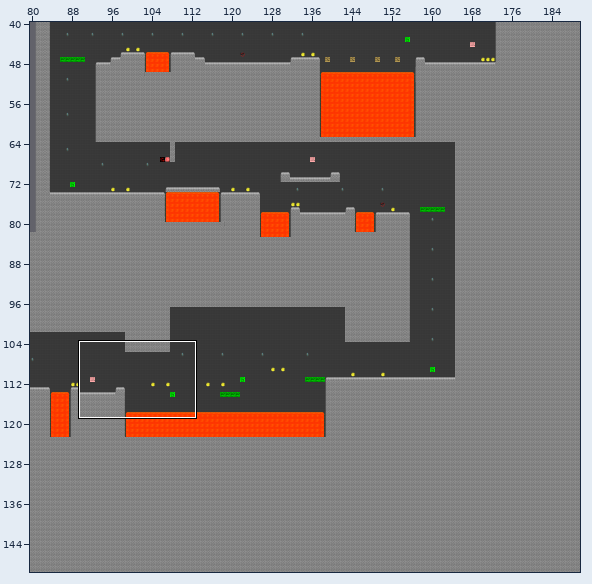
A Tiled map gets an edit: Project2/assets/data/Level1/Level1.tmx. The first picture is a wide view before the edit; the outline marks the close-up.
Close-up. Before the commit:
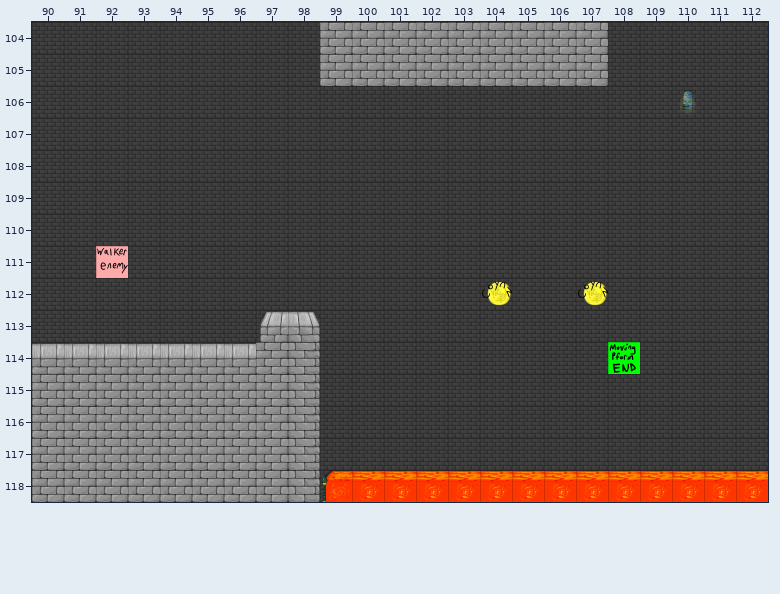
Cells are 64x64 px. Shown: x 90..112, y 104..118. The commit also changed other parts of the map, which this record leaves out.
After:
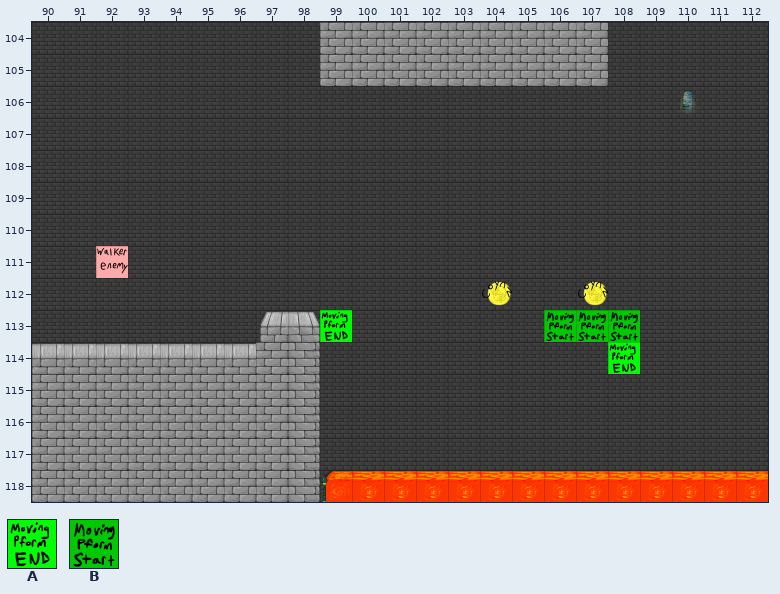
Key: from "tiles1": A 63, B 64.
_ is an empty cell.
What changed:
{"where": "layer \"Platform8\""}
{"y":113,"x":99,"old":"_","new":"A"}
{"y":113,"x":106,"old":"___","new":"BBB"}
